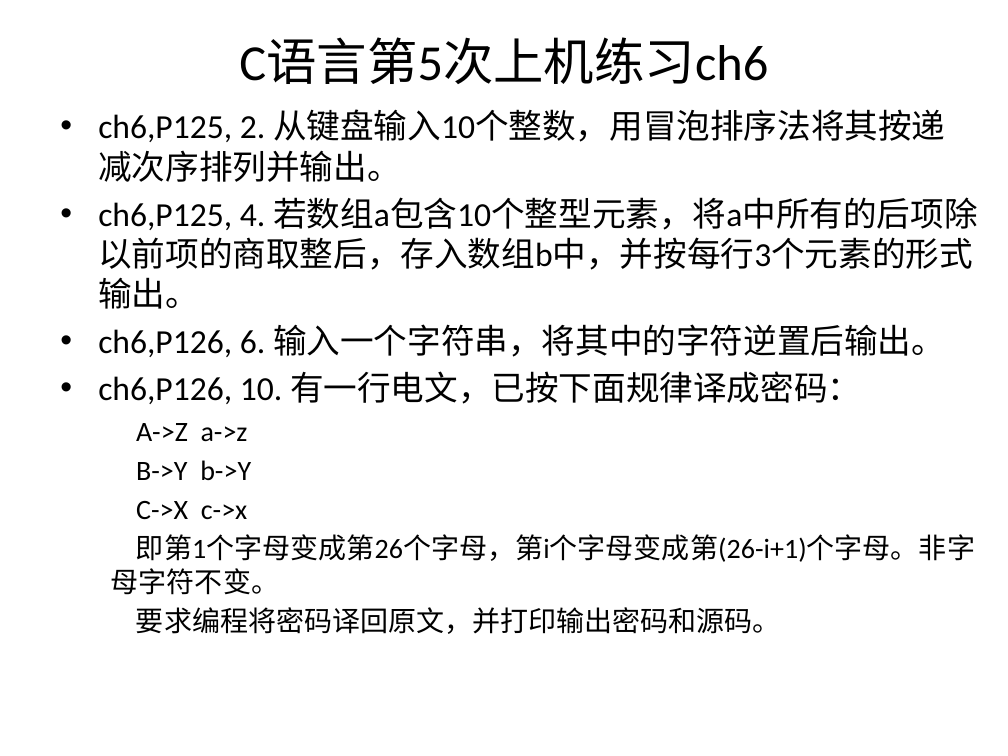
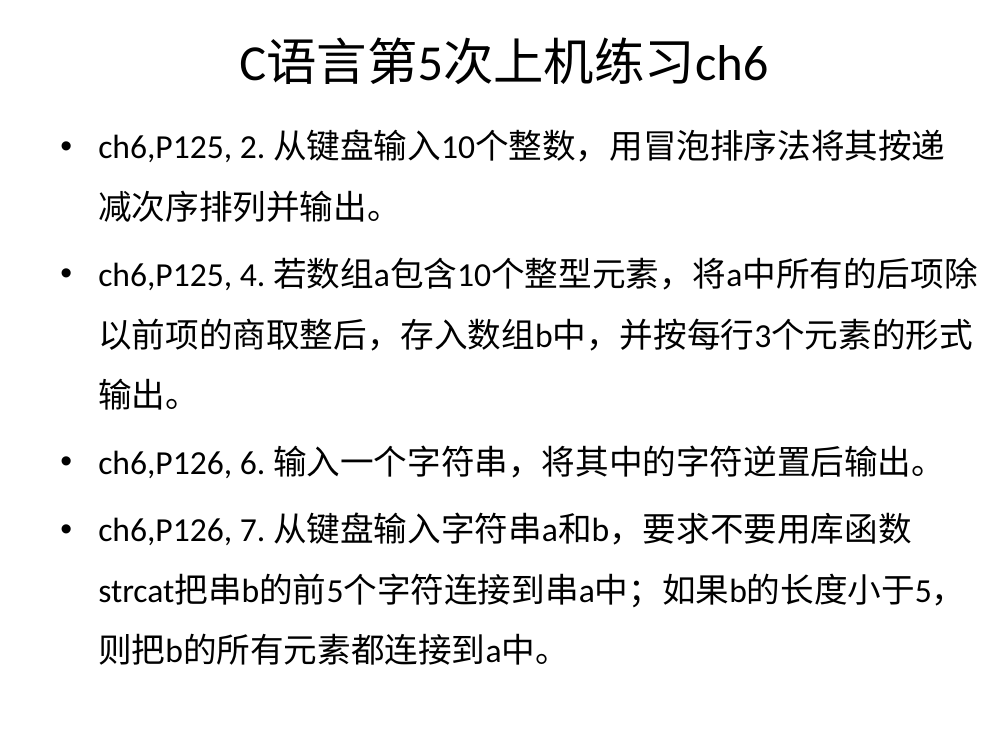
Before and after one commit to jtrfid/C-Repositories, a slide deck: slide 36 of 2016/上机安排.pptx. Drawn at 1008x756 pixels with LibreOffice and Linux fonts; fonts in the diff are those of the drawing. Boxes give left, top, right and bottom in pixels: in the first picture for what was removed or moved away, otherwise in the second. Text is boxed around its words. In the diff, an @@ line names an element or a change of style, - is before the commit and + after.

```diff
--- a/2016/上机安排.pptx
+++ b/2016/上机安排.pptx
@@ text at <box>98,129,978,478</box>: line spacing 1 to 1.5 @@
@@ text at <box>98,512,965,665</box>: text changed; size 20 to 24 pt @@
-• ch6,P126, 10. 有一行电文，已按下面规律译成密码：
-  A->Z a->z
-  B->Y b->Y
-  C->X c->x
-  即第1个字母变成第26个字母，第i个字母变成第(26-i+1)个字母。非字母字符不变。
-  要求编程将密码译回原文，并打印输出密码和源码。
+• ch6,P126, 7. 从键盘输入字符串a和b，要求不要用库函数strcat把串b的前5个字符连接到串a中；如果b的长度小于5，则把b的所有元素都连接到a中。
```
Also in this commit, not shown: 3 other slides changed, 5 other files.
